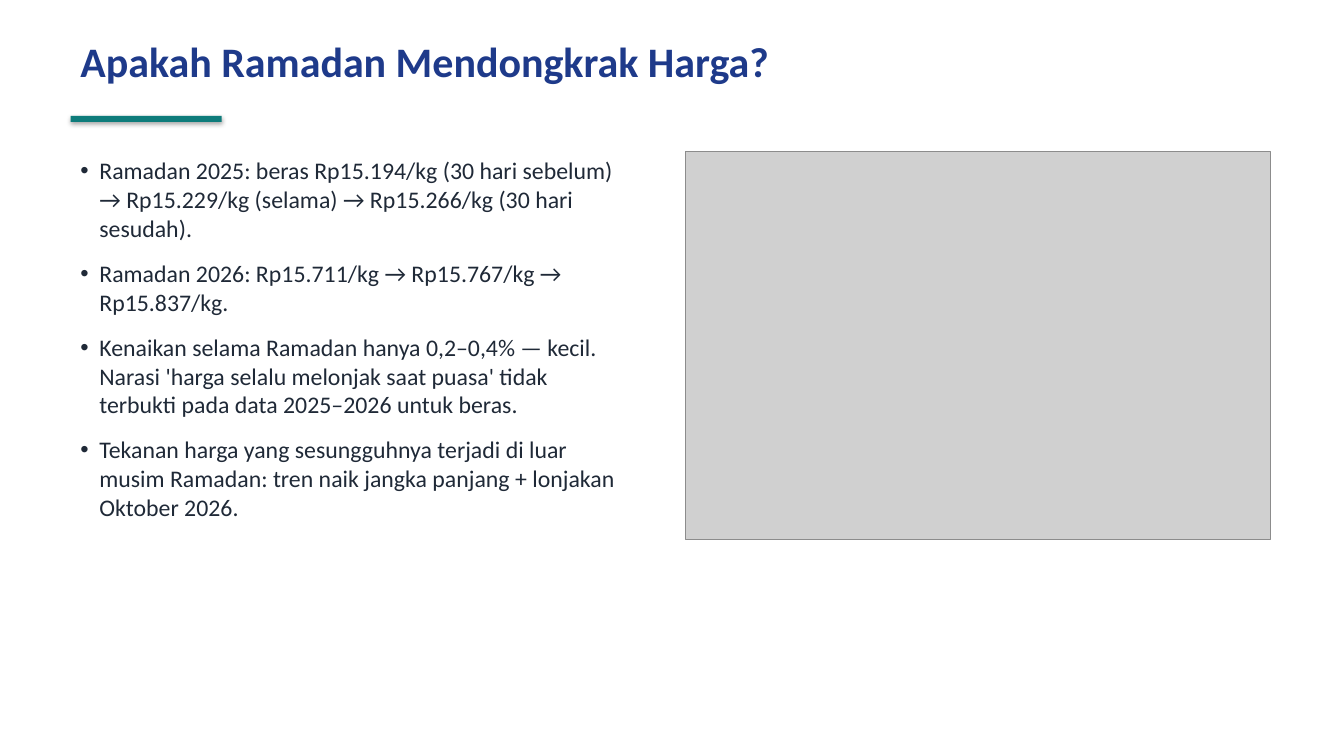
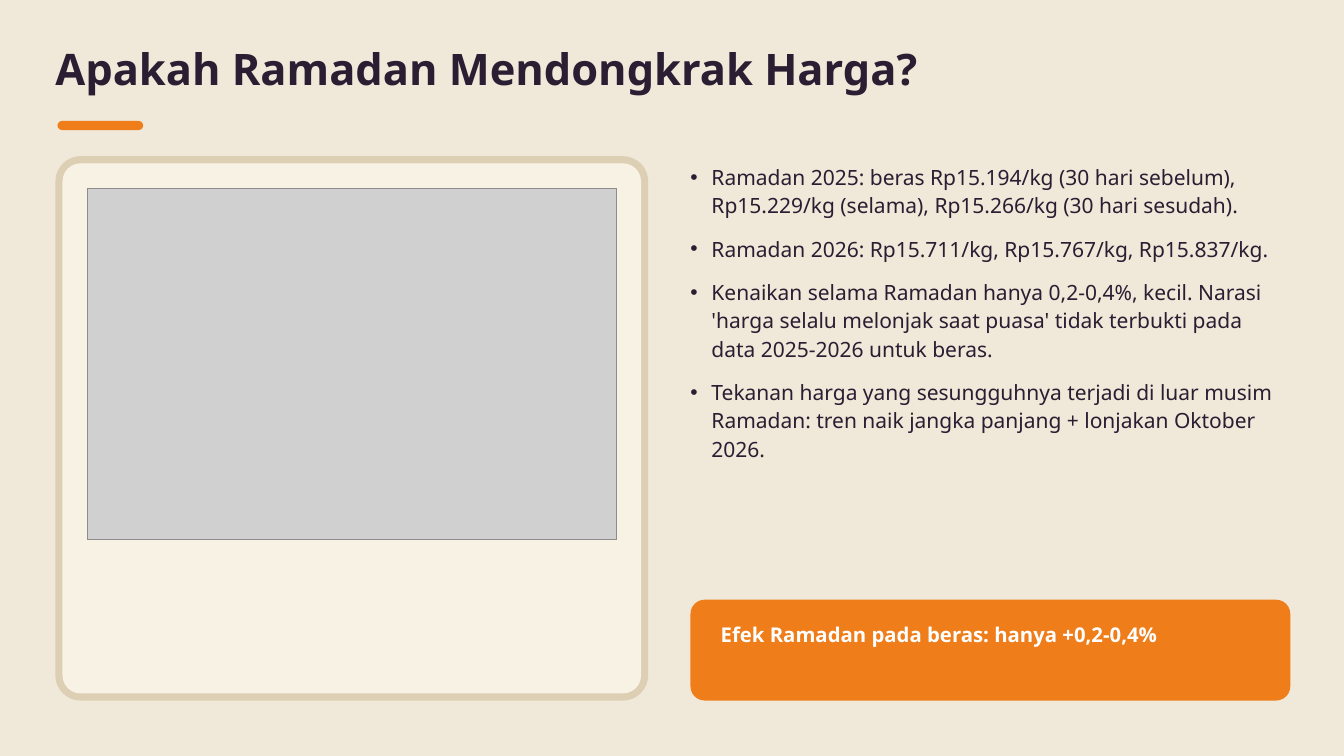
Before and after one commit to baghizash/harga-pangan-nasional-2026, a slide deck: slide 9 of Portofolio-Analisis-Harga-Pangan.pptx. Drawn at 1344x756 pixels with LibreOffice and Linux fonts; fonts in the diff are those of the drawing; grey boxes stand for pictures. Boxes give left, top, right and bottom in pixels: in the first picture for what was removed or moved away, otherwise in the second. Text is boxed around its words. In the diff, an @@ line names an element or a change of style, - is before the commit and + after.

```diff
--- a/Portofolio-Analisis-Harga-Pangan.pptx
+++ b/Portofolio-Analisis-Harga-Pangan.pptx
@@ background #FFFFFF to #F0E8D8 @@
@@ text "Apakah Ramadan Mendongkrak Harga?": place and size @@
-text "Apakah Ramadan Mendongkrak Harga?" at <box>80,47,769,84</box>
+text "Apakah Ramadan Mendongkrak Harga?" at <box>55,52,917,96</box>
@@ text "Apakah Ramadan Mendongkrak Harga?" at <box>55,52,917,96</box>: size 30 to 31 pt, font Calibri to Noto Sans, text colour #1E3A8A to #2A1E33; less space between paragraphs @@
@@ rounded rectangle: place and size @@
-rounded rectangle at <box>71,116,222,122</box>
+rounded rectangle at <box>57,121,143,130</box>
@@ rounded rectangle at <box>57,121,143,130</box>: rectangle to rounded rectangle; fill #0E7C7B to #EF7D1A; shadow off @@
@@ rounded rectangle added at <box>55,156,648,701</box>, fill #DDCFB4 @@
@@ rounded rectangle added at <box>63,163,641,694</box>, fill #F8F2E4 @@
@@ picture removed at <box>686,151,1270,539</box> @@
@@ text "Ramadan 2025: beras Rp15.194/kg (30 ...": place and size @@
-text "Ramadan 2025: beras Rp15.194/kg (30 ..." at <box>99,162,614,516</box>
+text "Ramadan 2025: beras Rp15.194/kg (30 ..." at <box>711,169,1272,457</box>
@@ text at <box>711,169,1268,358</box>: text changed; size 17 to 15 pt; font Calibri to Noto Sans; text colour #1F2937 to #2A1E33 @@
-• Ramadan 2025: beras Rp15.194/kg (30 hari sebelum) → Rp15.229/kg (selama) → Rp15.266/kg (30 hari sesudah).
-• Ramadan 2026: Rp15.711/kg → Rp15.767/kg → Rp15.837/kg.
-• Kenaikan selama Ramadan hanya 0,2–0,4% — kecil. Narasi 'harga selalu melonjak saat puasa' tidak terbukti pada data 2025–2026 untuk beras.
+• Ramadan 2025: beras Rp15.194/kg (30 hari sebelum), Rp15.229/kg (selama), Rp15.266/kg (30 hari sesudah).
+• Ramadan 2026: Rp15.711/kg, Rp15.767/kg, Rp15.837/kg.
+• Kenaikan selama Ramadan hanya 0,2-0,4%, kecil. Narasi 'harga selalu melonjak saat puasa' tidak terbukti pada data 2025-2026 untuk beras.
@@ picture added at <box>88,189,617,540</box> @@
@@ text at <box>711,384,1272,457</box>: size 17 to 15 pt, font Calibri to Noto Sans, text colour #1F2937 to #2A1E33 in "Tekanan harga yang sesungguhnya terjadi di luar ..."; indent changed; line spacing 1 to 1.12; less space between paragraphs @@
@@ rounded rectangle added at <box>691,600,1291,701</box>, fill #EF7D1A @@
@@ text added at <box>721,626,1157,647</box>, 14.5 pt, text #FFFFFF, bold @@
+Efek Ramadan pada beras: hanya +0,2-0,4%
```
Also in this commit, not shown: 9 other slides changed.
